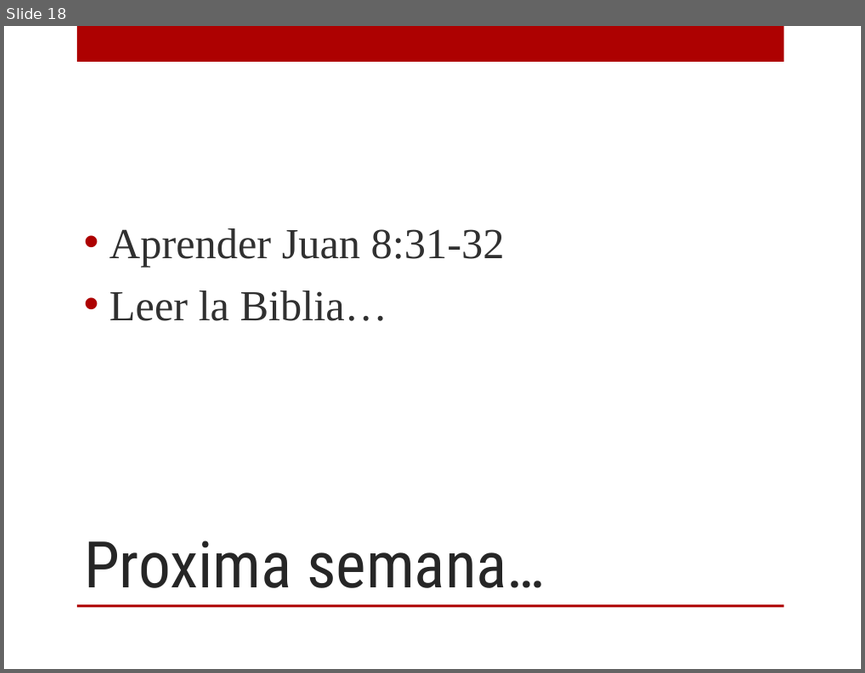
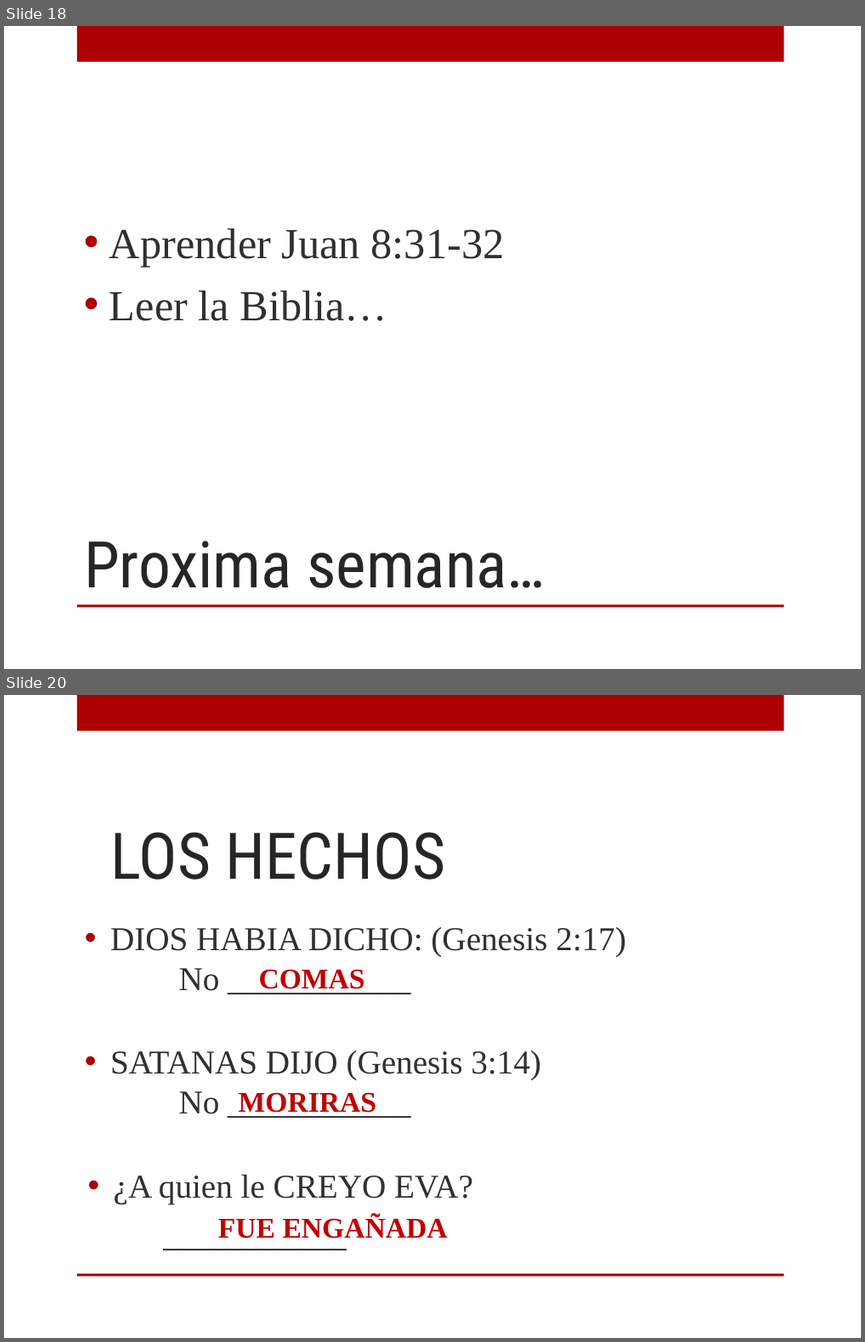
Before and after one commit to afols/iglesia, a slide deck: trunk/ iglesia --username adrianfols/Escuela Dominical/12 personajes/PPTs/Calse1_Eva.ppt. Shown one above the other, each under a label of ours: slide 18 before the commit, slides 18 and 20 after it; the slides between them are not shown. The pictures are 865x673 and 865x1342 pixels, drawn with LibreOffice and Linux fonts; fonts in the diff are those of the drawing; background and template pictures are left out. Boxes give left, top, right and bottom in pixels: in the first picture for what was removed or moved away, otherwise in the second. Text is boxed around its words. In the diff, an @@ line names an element or a change of style, - is before the commit and + after.

```diff
--- a/trunk/ iglesia --username adrianfols/Escuela Dominical/12 personajes/PPTs/Calse1_Eva.ppt
+++ b/trunk/ iglesia --username adrianfols/Escuela Dominical/12 personajes/PPTs/Calse1_Eva.ppt
@@ slide 20 added at <box>4,695,861,1338</box>, background picture (left out); not listed: 2 template elements that a slide beside it also shows @@
@@ title added at <box>110,832,445,879</box>, 54 pt, text #262626 @@
+LOS HECHOS
@@ text added at <box>110,927,626,991</box>, 28 pt, text #303030 @@
+• DIOS HABIA DICHO: (Genesis 2:17)
+  No ___________
@@ text added at <box>259,969,365,993</box>, 24 pt, text #C00000, bold @@
+COMAS
@@ text added at <box>110,1050,541,1114</box>, 28 pt, text #303030 @@
+• SATANAS DIJO (Genesis 3:14)
+  No ___________
@@ text added at <box>239,1092,376,1117</box>, 24 pt, text #C00000, bold @@
+MORIRAS
@@ text added at <box>114,1174,473,1204</box>, 28 pt, text #303030 @@
+• ¿A quien le CREYO EVA?
+___________
@@ text added at <box>218,1215,448,1238</box>, 24 pt, text #C00000, bold @@
+FUE ENGAÑADA
```
Also in this commit, not shown: 7 other slides added, 1 other file.
